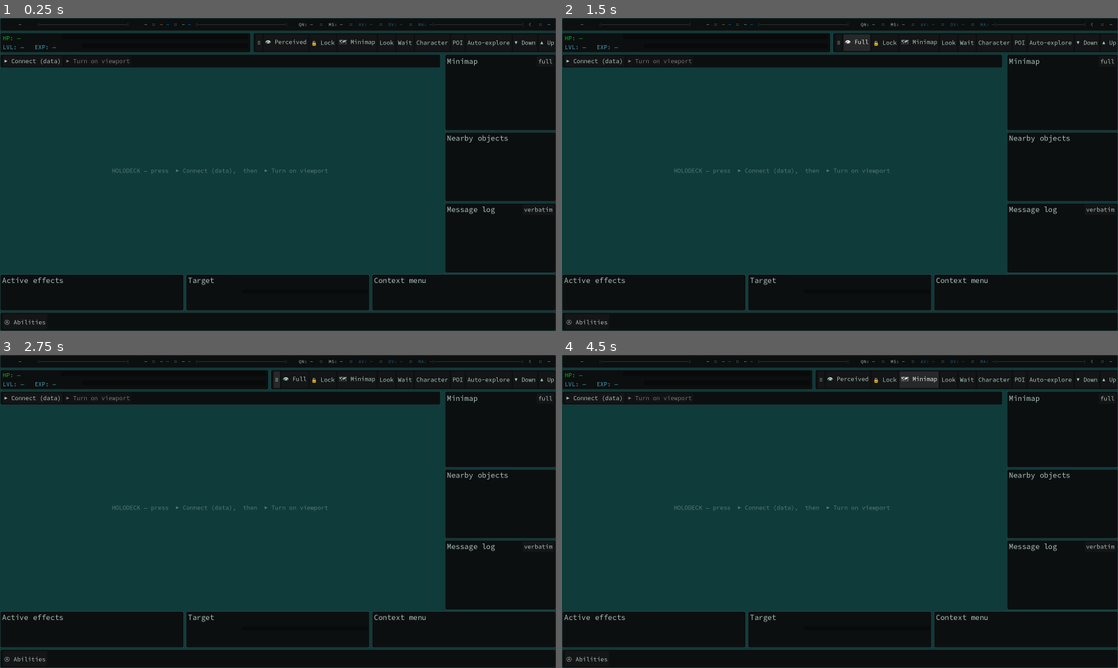
Above: before the commit, frames 1-4 (two rows, left to right).
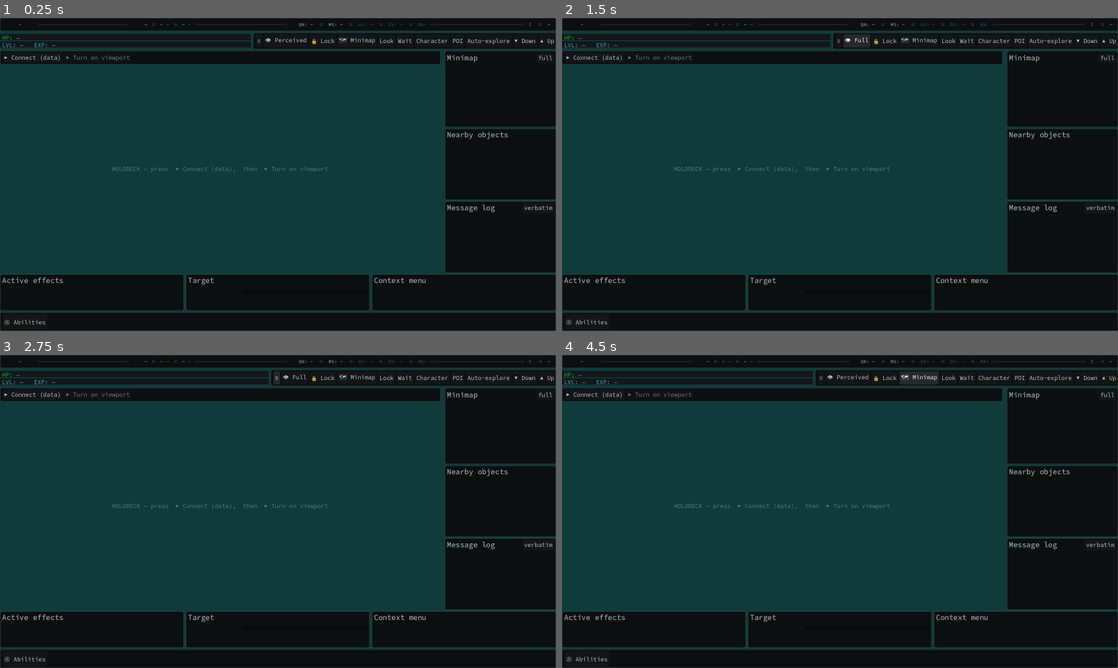
Above: after the commit, the same moments.

Repository: DazzlingDukeOfLazers/raves-of-qud
Game: Godot game, scene res://MainFrame.tscn
The game is run twice, just before and just after one commit, with the same random seed, the same clock (stepped at 60 frames per second) and the same inputs. This scene is started directly instead of the project's main scene.
Inputs:
- Up to frame 1 (0.25 s): no input
- Up to frame 2 (1.5 s): click "≡" at 0.5 s; click "👁 Perceived" at 1.25 s
- Up to frame 3 (2.75 s): click "≡" at 2 s
- Up to frame 4 (4.5 s): click "👁 Full" at 2.75 s; click "🔒 Lock" at 3.5 s; click "🗺 Minimap" at 4.25 s

The runs differ from the first frame. In frame 1, 5.0% of the frame differs, in the area x 0-100%, y 4-63%; in frame 2, 5.0%; in frame 3, 5.0%; in frame 4, 5.0%.

Commit message:
Row 2: HP/EXP bar IS the box (full-width, text on top), per Qud
Qud draws each vitals bar as the full box from the left edge (length = the
value) with the label + numbers ON TOP of it — not a label beside a separate
bar. Rebuilt each row as an overlay: the ProgressBar fills the row (sharp
corners, Qud's dark track #13171a) and the label is drawn over it.

Gated: 1:1 → bar spans the full box (behind the text); user → bar inset
(VITALS_USER_INSET) behind the label so the green text stays legible.
Dropped the vitals panel so the bar reaches x0 like Qud.

Measured (1:1): HP green x[0,1431] vs Qud x[0,1445], height 17 vs 18. Right
edge ~14px short and row sits ~4px low (box width + vertical pass, next).

Co-Authored-By: Claude Opus 4.8 <noreply@anthropic.com>

Diff:
--- a/godot/MainFrame.gd
+++ b/godot/MainFrame.gd
@@ -82,6 +82,9 @@
 const TOPBAR_SEP := 10           # within-group spacing (Qud's :: gaps are looser than our default 6)
 const TOPBAR_TRACKING := 1       # extra glyph spacing — Qud's top bar tracks looser than Source Code Pro
 const STAT_PITCH := 86           # Qud centres each stat on a uniform ~86px grid (not natural text width)
+const VITALS_BOX_H := 18         # Qud's HP/EXP bar box height — the bar fills the whole row, text on top
+const VITALS_USER_INSET := 170   # user mode: inset the bar behind the label so green text stays readable
+const COL_VITALS_TRACK := Color8(19, 23, 26)   # Qud's empty-bar track (dark)
 var _l_hp: Label
 var _bar_hp: ProgressBar
 var _l_exp: Label
@@ -161,6 +164,8 @@
 	# The 1:1 sidebar is a fraction of the window, and the camera inset derives from it — re-apply both.
 	if Settings.one_to_one():
 		_apply_layout_mode(true)
+	else:
+		_apply_vitals_mode(false)   # user mode: inset the vitals bar + keep bright colours (overlay defaults to 1:1)
 
 func _input(e: InputEvent) -> void:
 	if e is InputEventKey and e.pressed and not e.echo and e.keycode == KEY_F12:
@@ -309,16 +314,30 @@
 	pb.value = value
 	pb.show_percentage = false
 	pb.size_flags_horizontal = Control.SIZE_EXPAND_FILL
-	pb.custom_minimum_size = Vector2(0, 14)
 	var bgs := StyleBoxFlat.new()
-	bgs.bg_color = Color(0, 0, 0, 0.35)
-	bgs.set_corner_radius_all(3)
+	bgs.bg_color = COL_VITALS_TRACK          # Qud's dark track; sharp corners (Qud bars aren't rounded)
 	var fills := StyleBoxFlat.new()
 	fills.bg_color = col
-	fills.set_corner_radius_all(3)
 	pb.add_theme_stylebox_override("background", bgs)
 	pb.add_theme_stylebox_override("fill", fills)
 	return pb
+
+## One vitals row (HP or LVL/EXP): the bar fills the box, the label + numbers drawn ON TOP (Qud's
+## layout). 1:1 → bar spans the full box; user → bar inset behind the label (_apply_vitals_mode sets it).
+func _vitals_row(lbl: Label, pb: ProgressBar) -> Control:
+	var row := Control.new()
+	row.custom_minimum_size = Vector2(0, VITALS_BOX_H)
+	row.mouse_filter = Control.MOUSE_FILTER_IGNORE
+	pb.set_anchors_preset(Control.PRESET_FULL_RECT)
+	pb.mouse_filter = Control.MOUSE_FILTER_IGNORE
+	row.add_child(pb)
+	lbl.set_anchors_preset(Control.PRESET_FULL_RECT)
+	lbl.offset_left = 6                        # small left inset for the text, like Qud
+	lbl.horizontal_alignment = HORIZONTAL_ALIGNMENT_LEFT
+	lbl.vertical_alignment = VERTICAL_ALIGNMENT_CENTER
+	lbl.mouse_filter = Control.MOUSE_FILTER_IGNORE
+	row.add_child(lbl)                         # added after the bar → renders on top
+	return row
 
 # Qud's within-group divider — a compact 2×2 block of dim squares (not text colons).
 func _dots(cell_w := 0) -> Control:
@@ -600,31 +619,23 @@
 	var h := HBoxContainer.new()
 	h.add_theme_constant_override("separation", 6)
 
-	# col 1 — two stacked vitals rows, each a label + a coloured percent bar. Expands wide (like
-	# Qud, where the HP/EXP bars span most of the width) while the menu shrinks to the right.
-	var vitals := _strip()
+	# col 1 — two stacked vitals rows. Qud draws the HP/EXP bar as the FULL box (from the left edge,
+	# length = the value) with the label + numbers ON TOP of it — not a label beside a separate bar.
+	# Each row is the bar full-rect with the label overlaid; in 1:1 the bar fills the whole box, in user
+	# mode it's inset behind the label (so the green text stays readable). No panel — the bar is the bg.
+	var vitals := VBoxContainer.new()
 	vitals.size_flags_horizontal = Control.SIZE_EXPAND_FILL
-	var vb := VBoxContainer.new()
-	vb.add_theme_constant_override("separation", 4)
-	vitals.add_child(vb)
-
-	var hp := HBoxContainer.new()
-	hp.add_theme_constant_override("separation", 8)
+	vitals.size_flags_vertical = Control.SIZE_SHRINK_CENTER
+	vitals.add_theme_constant_override("separation", 3)
+	vitals.mouse_filter = Control.MOUSE_FILTER_IGNORE
+
 	_l_hp = _text("HP: —", COL_HP)
-	_l_hp.custom_minimum_size = Vector2(160, 0)
-	hp.add_child(_l_hp)
 	_bar_hp = _bar(0, 1, COL_HP)
-	hp.add_child(_bar_hp)
-	vb.add_child(hp)
-
-	var xp := HBoxContainer.new()
-	xp.add_theme_constant_override("separation", 8)
+	vitals.add_child(_vitals_row(_l_hp, _bar_hp))
+
 	_l_exp = _text("LVL: —   EXP: —", COL_EXP)
-	_l_exp.custom_minimum_size = Vector2(220, 0)
-	xp.add_child(_l_exp)
 	_bar_exp = _bar(0, 1, COL_EXP)
-	xp.add_child(_bar_exp)
-	vb.add_child(xp)
+	vitals.add_child(_vitals_row(_l_exp, _bar_exp))
 	h.add_child(vitals)
 
 	# col 2 — top menu, a compact cluster hugging the right (Qud's top-right icon menu). Two variants
@@ -773,6 +784,12 @@
 		_l_exp.add_theme_color_override("font_color", COL_EXP_1TO1 if on else COL_EXP)
 	_recolor_bar(_bar_hp, COL_HP_BAR_1TO1 if on else COL_HP)
 	_recolor_bar(_bar_exp, COL_EXP_BAR_1TO1 if on else COL_EXP)
+	# 1:1 → bar fills the whole box (behind the text); user → inset behind the label so green stays legible
+	var inset := 0.0 if on else float(VITALS_USER_INSET)
+	if _bar_hp != null:
+		_bar_hp.offset_left = inset
+	if _bar_exp != null:
+		_bar_exp.offset_left = inset
 
 func _recolor_bar(pb: ProgressBar, col: Color) -> void:
 	if pb == null:
